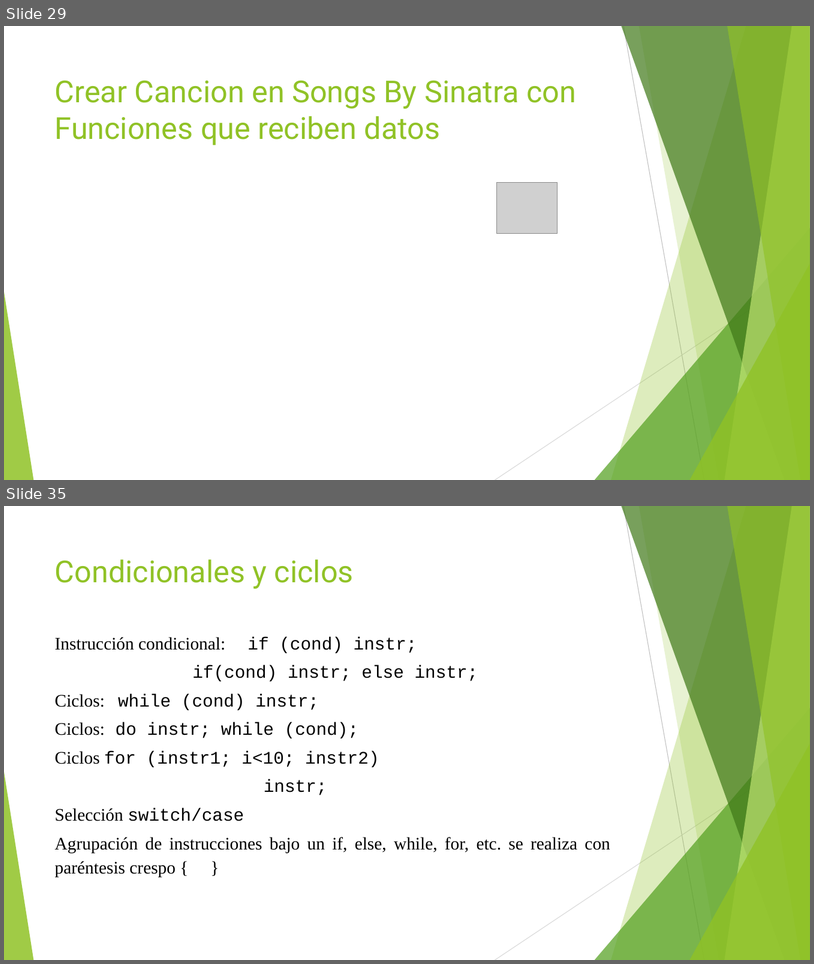
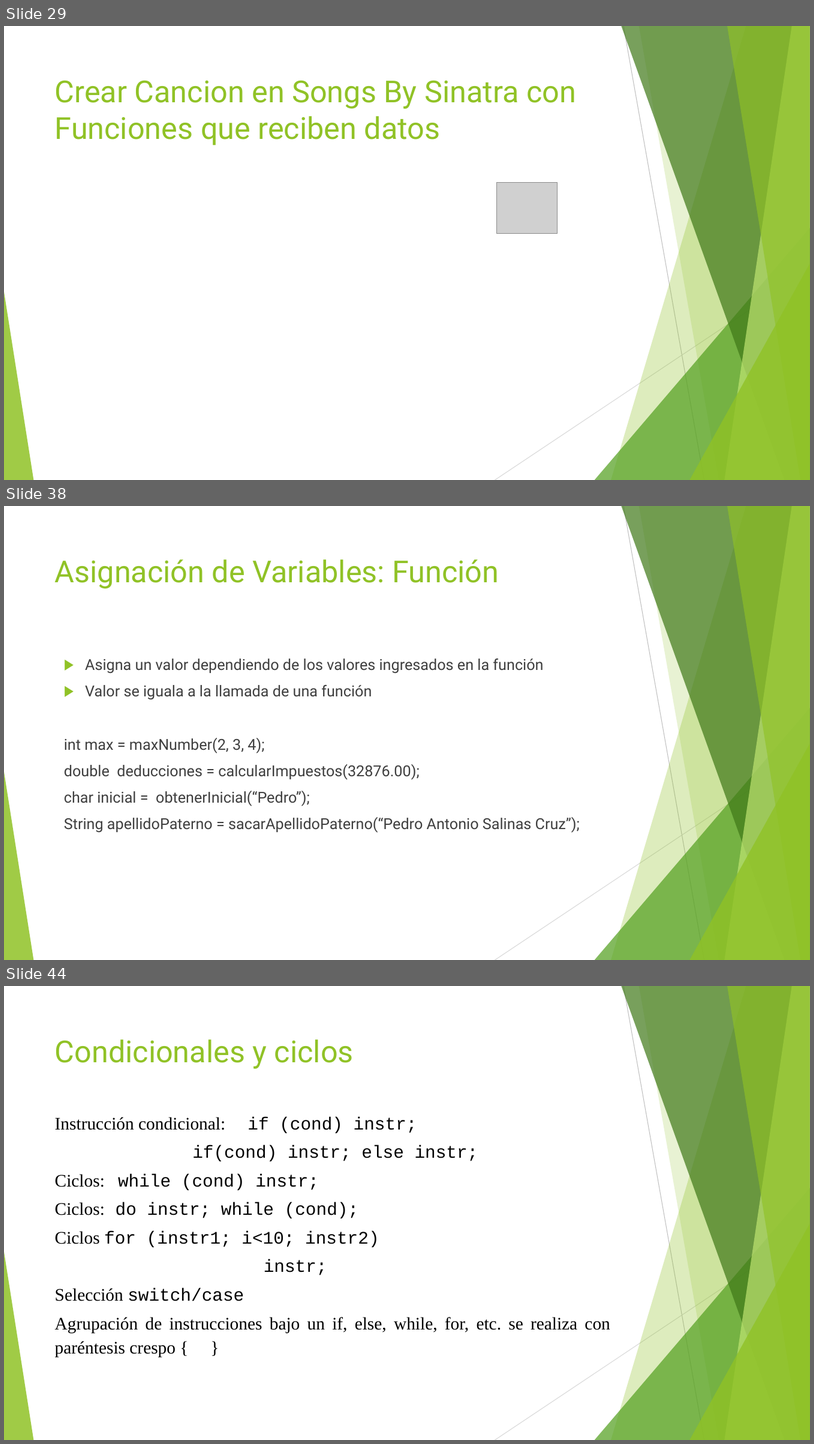
Before and after one commit to jomarnavarro/basicJava, a slide deck: Selenium, module 2.pptx. Shown one above the other, each under a label of ours: slides 29 and 35 before the commit, slides 29, 38 and 44 after it; the slides between them are not shown. The pictures are 814x964 and 814x1444 pixels, drawn with LibreOffice and Linux fonts; fonts in the diff are those of the drawing; grey boxes stand for pictures. Boxes give left, top, right and bottom in pixels: in the first picture for what was removed or moved away, otherwise in the second. Text is boxed around its words. In the diff, an @@ line names an element or a change of style, - is before the commit and + after.

```diff
--- a/Selenium, module 2.pptx
+++ b/Selenium, module 2.pptx
@@ slide 38 added at [4, 506, 810, 960], background #FFFFFF; not listed: 10 template elements that a slide beside it also shows @@
@@ title added at [55, 559, 499, 589], 36 pt, text #90C226 @@
+Asignación de Variables: Función
@@ text added at [64, 658, 580, 832], 18 pt, text #3F3F3F @@
+▶ Asigna un valor dependiendo de los valores ingresados en la función
+▶ Valor se iguala a la llamada de una función
+int max = maxNumber(2, 3, 4);
+double deducciones = calcularImpuestos(32876.00);
+char inicial = obtenerInicial(“Pedro”);
+String apellidoPaterno = sacarApellidoPaterno(“Pedro Antonio Salinas Cruz”);
@@ what was slide 35 is now slide 44 @@
```
Also in this commit, not shown: 4 slides changed, 10 other slides added, 2 slides removed.
